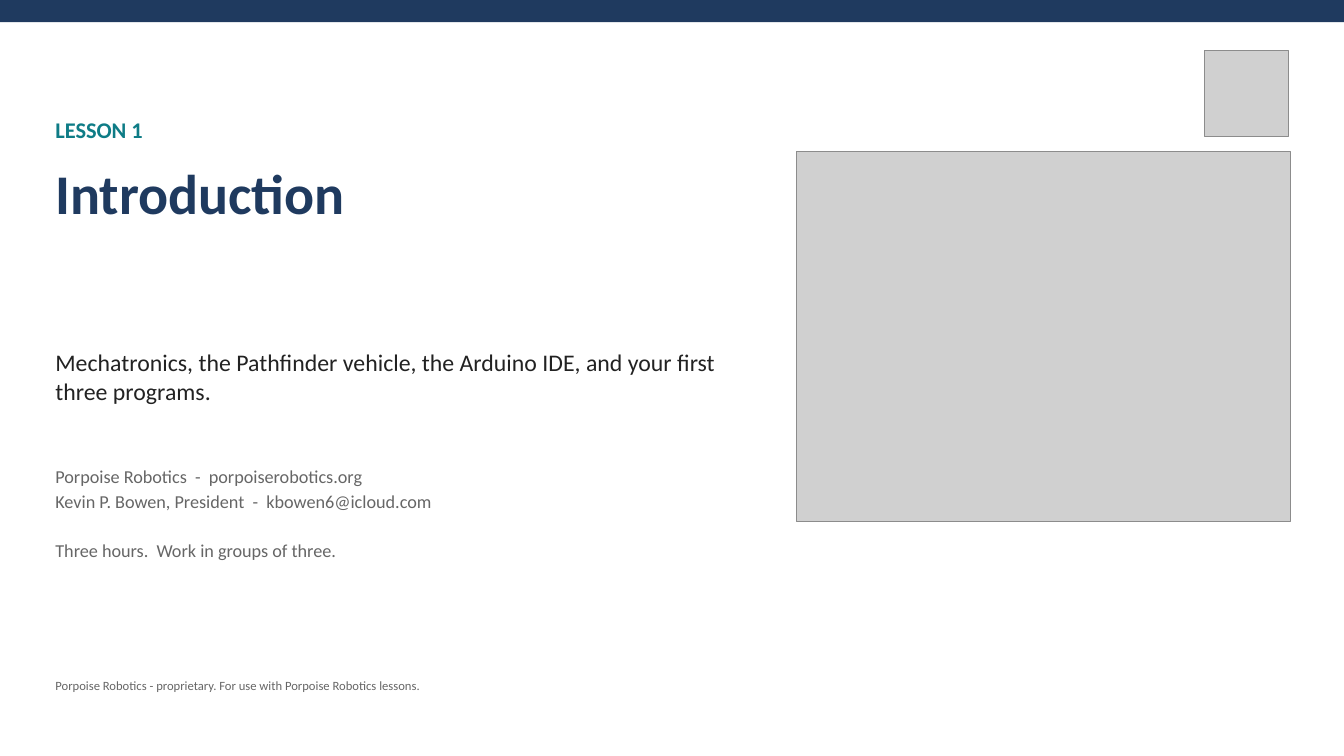
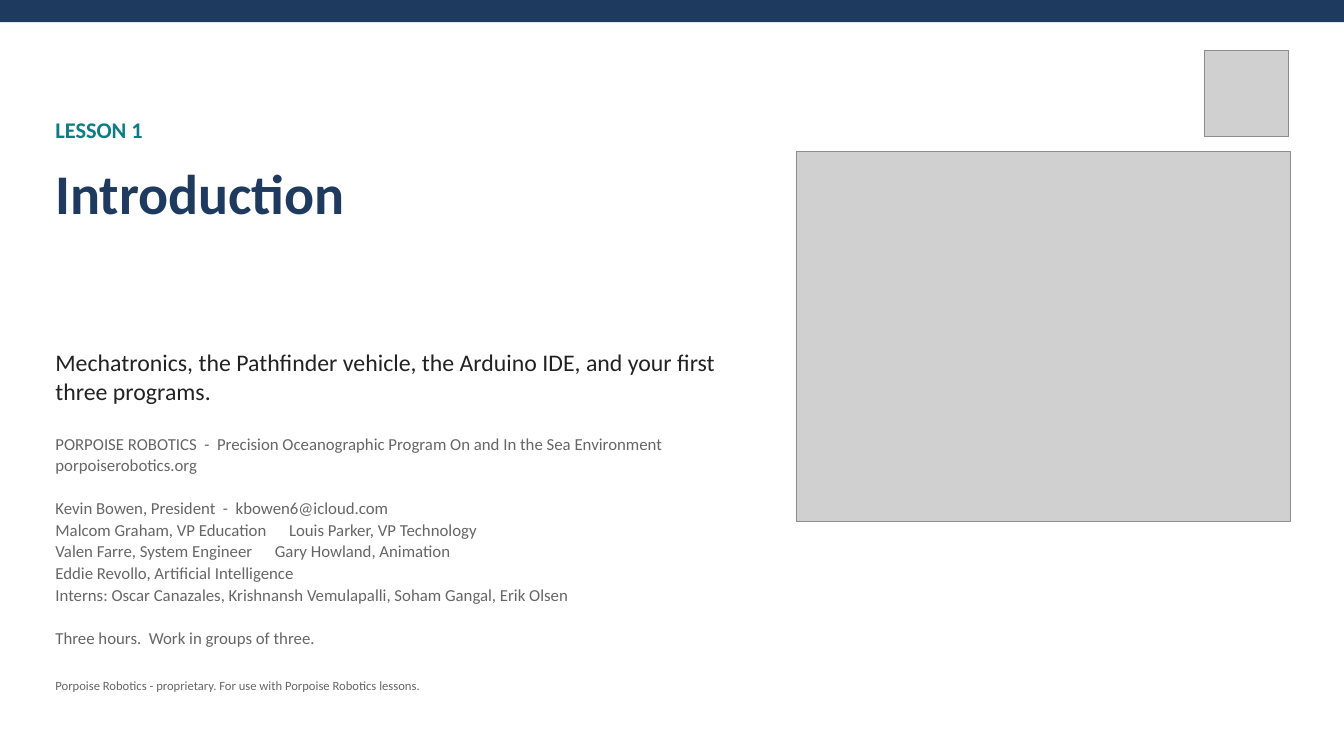
Before and after one commit to PorpoiseRobotics/porpoise-robotics, a slide deck: slide 1 of ground-vehicle/docs/courses/beginner-switch/l1_introduction.pptx. Drawn at 1344x756 pixels with LibreOffice and Linux fonts; fonts in the diff are those of the drawing; grey boxes stand for pictures. Boxes give left, top, right and bottom in pixels: in the first picture for what was removed or moved away, otherwise in the second. Text is boxed around its words. In the diff, an @@ line names an element or a change of style, - is before the commit and + after.

```diff
--- a/ground-vehicle/docs/courses/beginner-switch/l1_introduction.pptx
+++ b/ground-vehicle/docs/courses/beginner-switch/l1_introduction.pptx
@@ text at bbox=[55, 438, 662, 604]: text changed; size 13 to 12 pt @@
-Porpoise Robotics - porpoiserobotics.org
-Kevin P. Bowen, President - kbowen6@icloud.com
+PORPOISE ROBOTICS - Precision Oceanographic Program On and In the Sea Environment
+porpoiserobotics.org
+Kevin Bowen, President - kbowen6@icloud.com
+Malcom Graham, VP Education Louis Parker, VP Technology
+Valen Farre, System Engineer Gary Howland, Animation
+Eddie Revollo, Artificial Intelligence
+Interns: Oscar Canazales, Krishnansh Vemulapalli, Soham Gangal, Erik Olsen
@@ text "PORPOISE ROBOTICS - Precision Oceanographic ...": place and size @@
-text "PORPOISE ROBOTICS - Precision Oceanographic ..." at bbox=[55, 470, 431, 560]
+text "PORPOISE ROBOTICS - Precision Oceanographic ..." at bbox=[55, 438, 662, 647]
@@ text at bbox=[55, 632, 315, 647]: size 13 to 12 pt in "Three hours. Work in groups of three."; less space between paragraphs @@
```
Also in this commit, not shown: 34 other slides changed, 14 slides added, 1 slide removed, 33 other files.
